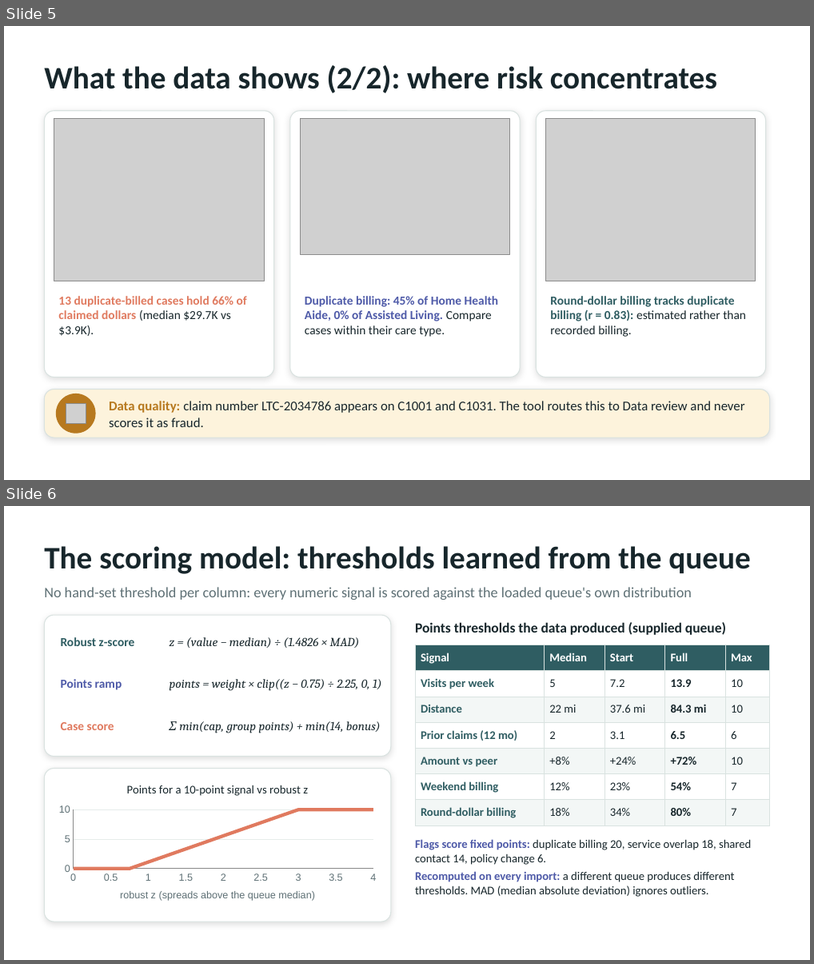
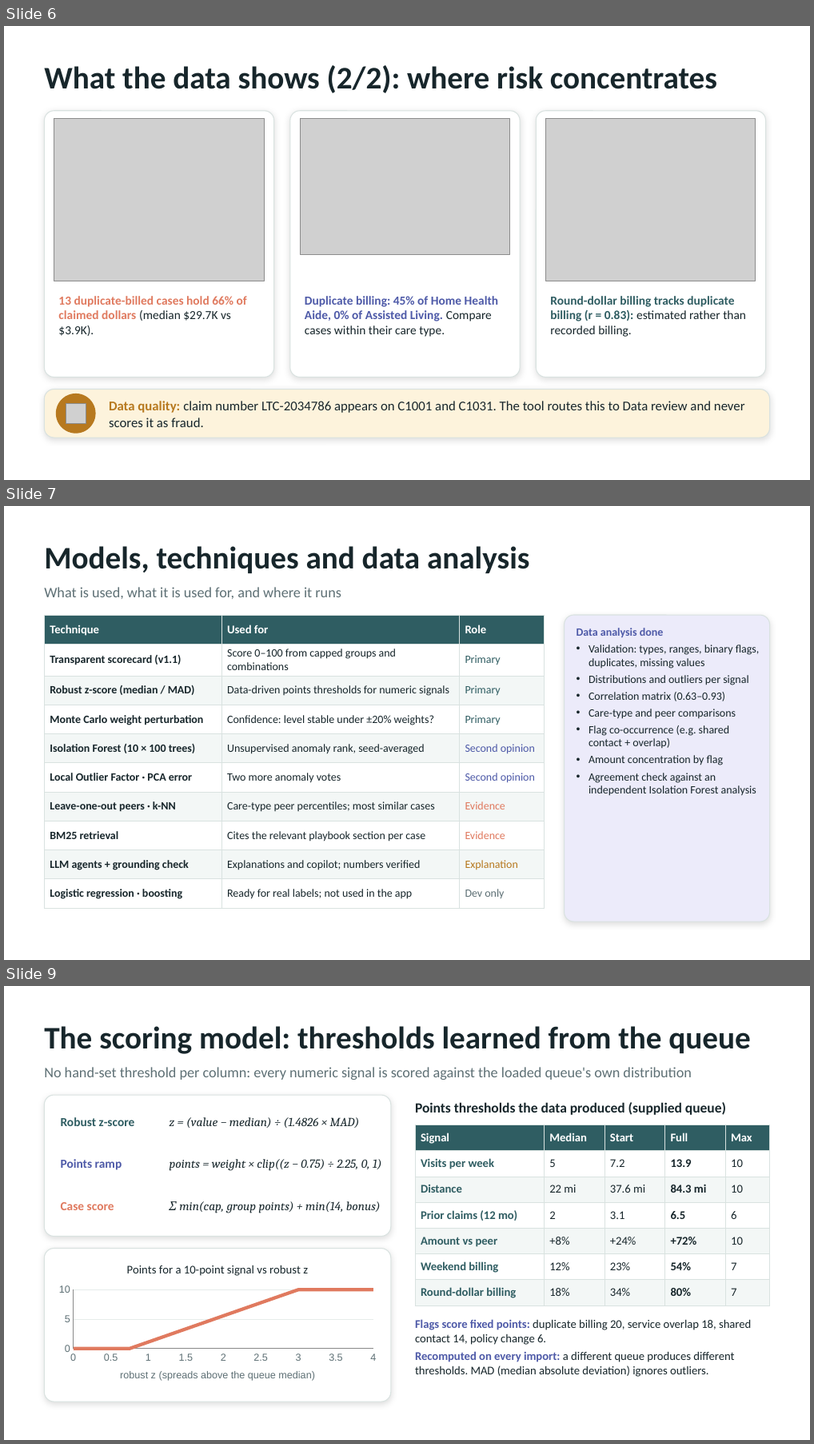
Before and after one commit to upendradeshpande/Agentic_AI_Fraud_Investigator, a slide deck: docs/Fraud_Investigator_Tool.pptx. Shown one above the other, each under a label of ours: slides 5 and 6 before the commit, slides 6, 7 and 9 after it; the slides between them are not shown. The pictures are 814x964 and 814x1444 pixels, drawn with LibreOffice and Linux fonts; fonts in the diff are those of the drawing; grey boxes stand for pictures; background and template pictures are left out. Boxes give left, top, right and bottom in pixels: in the first picture for what was removed or moved away, otherwise in the second. Text is boxed around its words. In the diff, an @@ line names an element or a change of style, - is before the commit and + after.

Commit message:
Fix amount formatting and label wrapping; updated presentation

```diff
--- a/docs/Fraud_Investigator_Tool.pptx
+++ b/docs/Fraud_Investigator_Tool.pptx
@@ slide 7 added at box(4, 506, 810, 960), background picture (left out) @@
@@ text added at box(44, 546, 530, 573), 28 pt, text #17262B, bold @@
+Models, techniques and data analysis
@@ text added at box(44, 587, 342, 599), 13 pt, text #5E7075 @@
+What is used, what it is used for, and where it runs
@@ table added at box(44, 615, 544, 902), 10 rows, 3 columns @@
+Technique | Used for | Role
+Transparent scorecard (v1.1) | Score 0–100 from capped groups and combinations | Primary
+Robust z-score (median / MAD) | Data-driven points thresholds for numeric signals | Primary
+Monte Carlo weight perturbation | Confidence: level stable under ±20% weights? | Primary
+Isolation Forest (10 × 100 trees) | Unsupervised anomaly rank, seed-averaged | Second opinion
+Local Outlier Factor · PCA error | Two more anomaly votes | Second opinion
+Leave-one-out peers · k-NN | Care-type peer percentiles; most similar cases | Evidence
+BM25 retrieval | Cites the relevant playbook section per case | Evidence
+LLM agents + grounding check | Explanations and copilot; numbers verified | Explanation
+Logistic regression · boosting | Ready for real labels; not used in the app | Dev only
@@ rounded rectangle added at box(565, 615, 770, 921), fill #ECEBFA, outline #D9E2E0 0.75 pt @@
@@ text added at box(577, 628, 760, 796), 10 pt, text #17262B @@
+Data analysis done
+• Validation: types, ranges, binary flags, duplicates, missing values
+• Distributions and outliers per signal
+• Correlation matrix (0.63–0.93)
+• Care-type and peer comparisons
+• Flag co-occurrence (e.g. shared contact + overlap)
+• Amount concentration by flag
+• Agreement check against an independent Isolation Forest analysis
@@ what was slide 5 is now slide 6 @@
@@ what was slide 6 is now slide 9 @@
```
Also in this commit, not shown: 3 slides changed, 4 other slides added, 2 other files.
